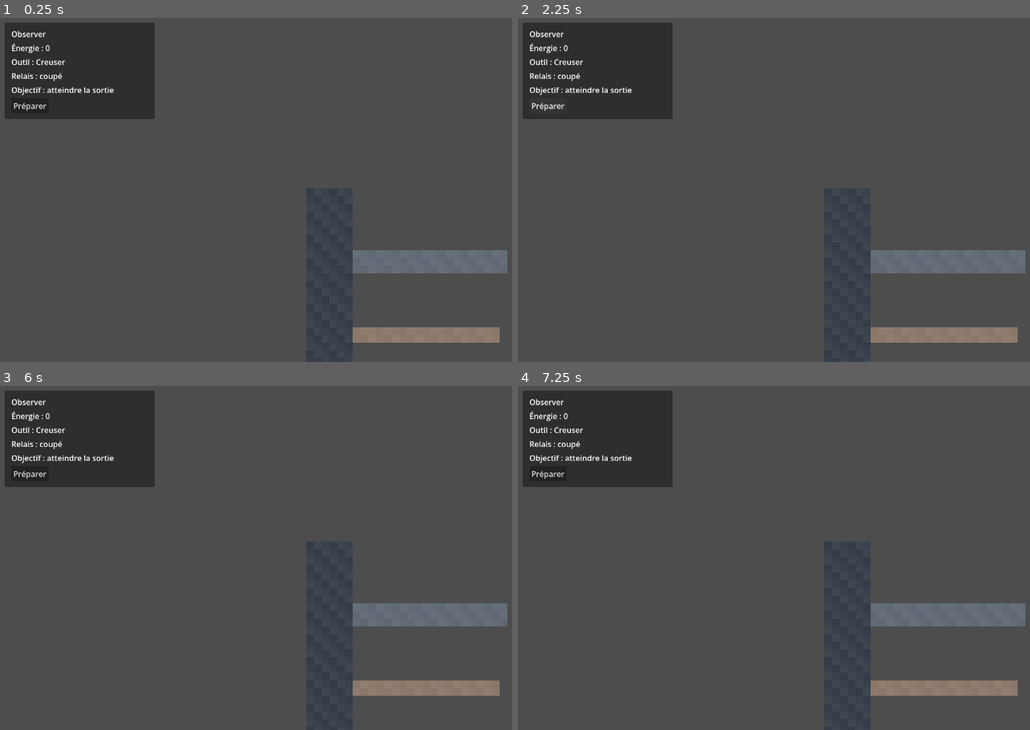
Above: before the commit, frames 1-4 (two rows, left to right).
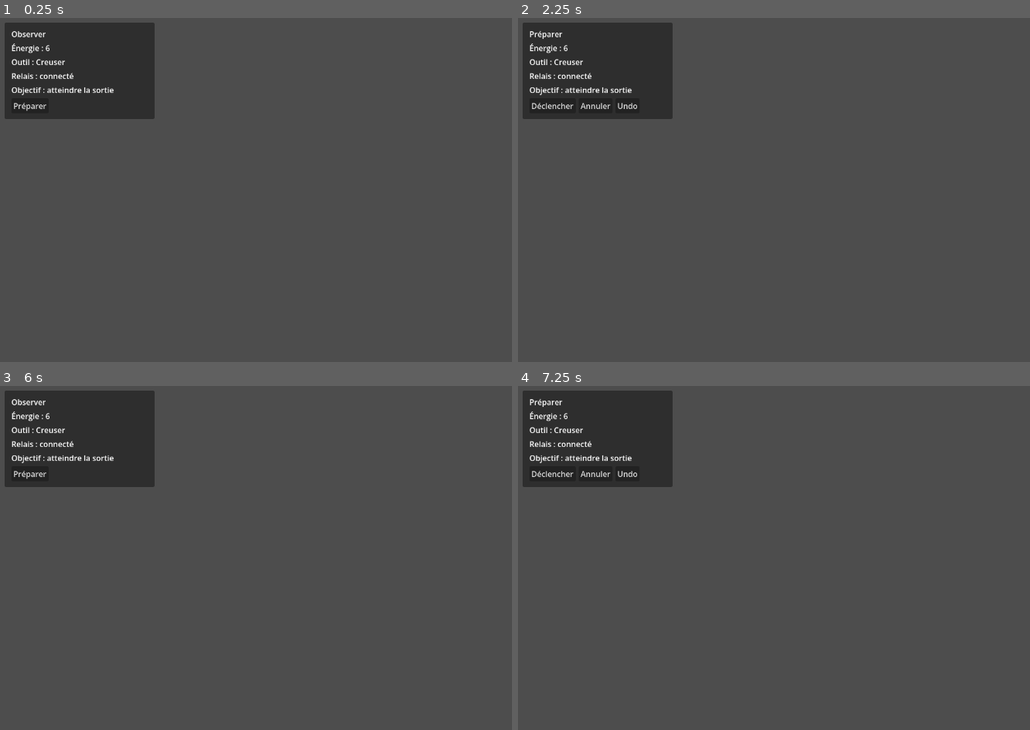
Above: after the commit, the same moments.

Repository: devjonathan1999-del/Project-Digger
Game: Godot game, scene res://scenes/main.tscn
Same seed, same stepped clock (60 frames per second), same inputs: the game is played once before the commit and once after it.
Inputs (mouse positions are in pixels of both pictures, inside the frame that each line leads up to):
- Up to frame 1 (0.25 s): no input
- Up to frame 2 (2.25 s): click "Préparer" at 0.5 s; click "Préparer" (after the commit: "Déclencher") at 1.25 s; click "Préparer" at 2 s
- Up to frame 3 (6 s): click "Préparer" (after the commit: "Annuler") at 2.75 s; click "Préparer" at 3.5 s; click "Préparer" (after the commit: "Undo") at 4.25 s; click "Préparer" (after the commit: "Déclencher") at 5 s; tap Enter (trigger_action) at 5.75 s; move the mouse to (440, 540) at 5.77 s; tap Down (camera_down) at 5.85 s; click (440, 540) at 5.92 s
- Up to frame 4 (7.25 s): tap Space (prepare_action) at 6.5 s; drag from (702, 575) to (794, 626) at 6.52 s

The runs differ from the first frame. In frame 1, 4.9% of the frame differs, in the area x 8-100%, y 7-100%; in frame 2, 5.1%, in the area x 2-100%, y 3-100%; in frame 3, 4.9%; in frame 4, 5.1%.
Error before the commit: Invalid call. Nonexistent function 'set_focus_cell' in base 'Camera2D (GameCamera)'. (res://src/vertical_slice.gd:25)

Commit message:
fix: add camera focus cell API

Diff:
--- a/src/view/game_camera.gd
+++ b/src/view/game_camera.gd
@@ -7,6 +7,13 @@
 @export var zoom_step := 1.12
 
 var _dragging := false
+
+func set_focus_cell(cell: Vector2i, cell_size: int) -> void:
+    var half_cell := float(cell_size) * 0.5
+    position = Vector2(
+        float(cell.x * cell_size) + half_cell,
+        float(cell.y * cell_size) + half_cell
+    )
 
 func _process(delta: float) -> void:
     var direction := Input.get_vector("camera_left", "camera_right", "camera_up", "camera_down")
@@ -33,7 +40,8 @@
         return
 
     if _dragging and event is InputEventMouseMotion:
-        position -= event.relative / maxf(zoom.x, 0.01)
+        var motion := event as InputEventMouseMotion
+        position -= motion.relative / maxf(zoom.x, 0.01)
         get_viewport().set_input_as_handled()
 
 func _set_zoom_level(value: float) -> void:
